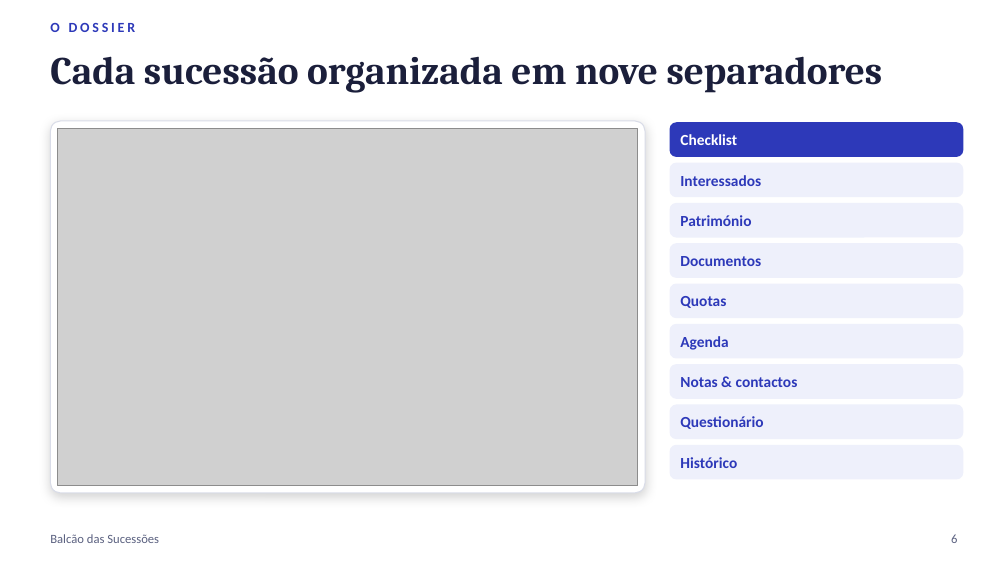
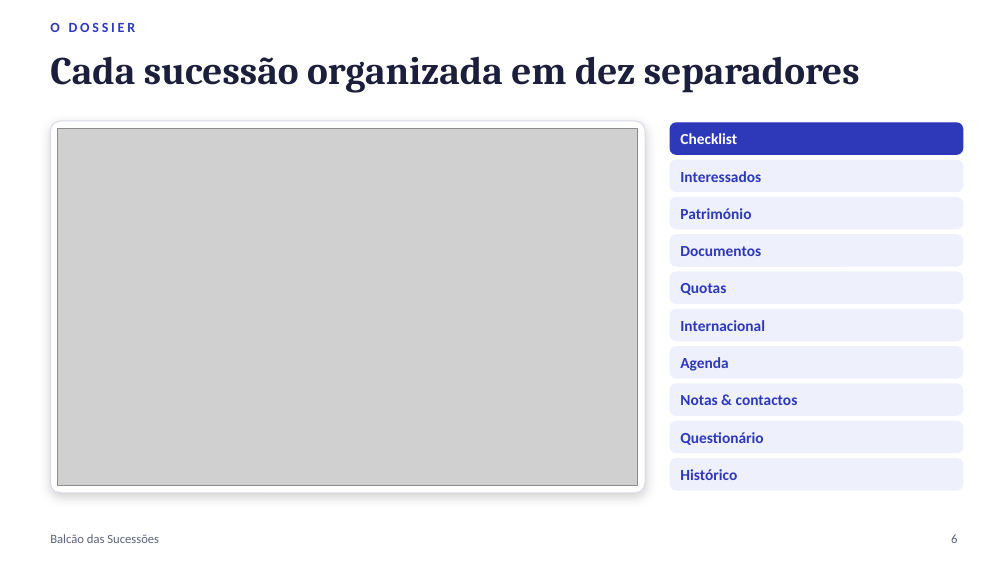
Before and after one commit to nelsonsous/balcao-sucessoes, a slide deck: slide 6 of docs/Balcao-das-Sucessoes-Apresentacao.pptx. Drawn at 1008x567 pixels with LibreOffice and Linux fonts; fonts in the diff are those of the drawing; grey boxes stand for pictures. Boxes give left, top, right and bottom in pixels: in the first picture for what was removed or moved away, otherwise in the second. Text is boxed around its words. In the diff, an @@ line names an element or a change of style, - is before the commit and + after.

```diff
--- a/docs/Balcao-das-Sucessoes-Apresentacao.pptx
+++ b/docs/Balcao-das-Sucessoes-Apresentacao.pptx
@@ text at bbox=[50, 56, 860, 93]: text changed @@
-Cada sucessão organizada em nove separadores
+Cada sucessão organizada em dez separadores
@@ 2 texts, 2 rounded rectangles: place and size @@
-2 texts, 2 rounded rectangles at bbox=[670, 163, 963, 237]
+2 texts, 2 rounded rectangles at bbox=[670, 160, 963, 229]
@@ 2 texts, 2 rounded rectangles: place and size @@
-2 texts, 2 rounded rectangles at bbox=[670, 244, 963, 318]
+2 texts, 2 rounded rectangles at bbox=[670, 235, 963, 303]
@@ rounded rectangle: place and size @@
-rounded rectangle at bbox=[670, 325, 963, 358]
+rounded rectangle at bbox=[670, 309, 963, 341]
@@ text added at bbox=[680, 320, 765, 331], 11 pt, text #2D39B9, bold @@
+Internacional
@@ rounded rectangle: place and size @@
-rounded rectangle at bbox=[670, 365, 963, 398]
+rounded rectangle at bbox=[670, 347, 963, 378]
@@ text "Agenda": place and size @@
-text "Agenda" at bbox=[680, 336, 728, 350]
+text "Agenda" at bbox=[680, 357, 728, 371]
@@ rounded rectangle: place and size @@
-rounded rectangle at bbox=[670, 405, 963, 438]
+rounded rectangle at bbox=[670, 384, 963, 415]
@@ text "Notas & contactos": place and size @@
-text "Notas & contactos" at bbox=[680, 377, 798, 387]
+text "Notas & contactos" at bbox=[680, 395, 798, 405]
@@ proportions changed in 9 elements at bbox=[670, 123, 963, 154], bbox=[670, 160, 963, 192], bbox=[670, 198, 963, 229], bbox=[670, 235, 963, 266], bbox=[670, 272, 963, 303], bbox=[670, 309, 963, 341], bbox=[670, 347, 963, 378], bbox=[670, 384, 963, 415], bbox=[670, 421, 963, 453] @@
@@ rounded rectangle: place and size @@
-rounded rectangle at bbox=[670, 446, 963, 479]
+rounded rectangle at bbox=[670, 421, 963, 453]
@@ text "Questionário": place and size @@
-text "Questionário" at bbox=[680, 416, 763, 429]
+text "Questionário" at bbox=[680, 432, 763, 445]
@@ rounded rectangle added at bbox=[670, 459, 963, 490], fill #EEF0FB, outline #EEF0FB 1 pt @@
@@ text "Histórico": place and size @@
-text "Histórico" at bbox=[680, 457, 737, 468]
+text "Histórico" at bbox=[680, 469, 737, 480]
```
Also in this commit, not shown: 8 other slides changed, 4 slides added, 7 other files.
